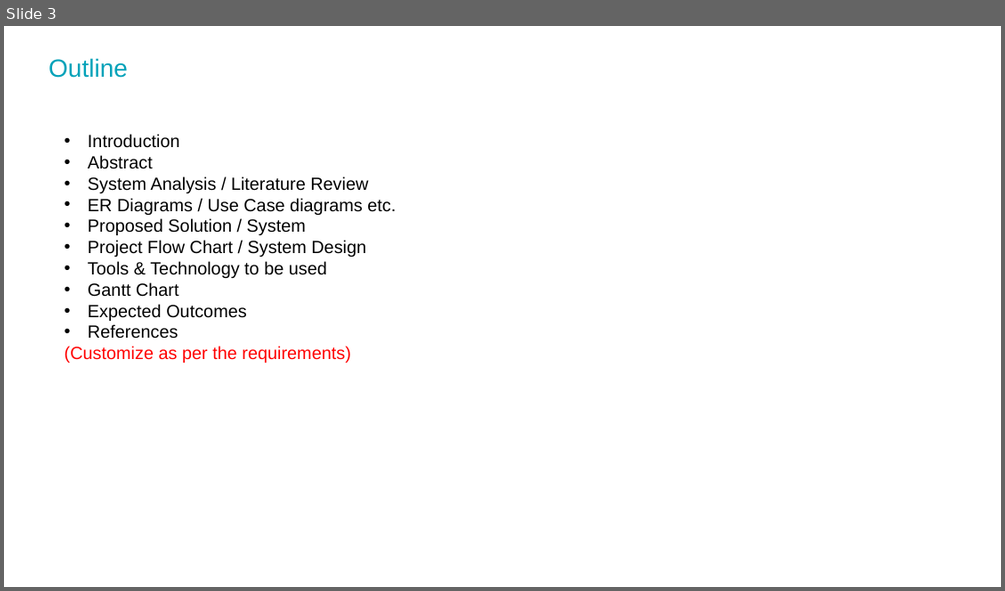
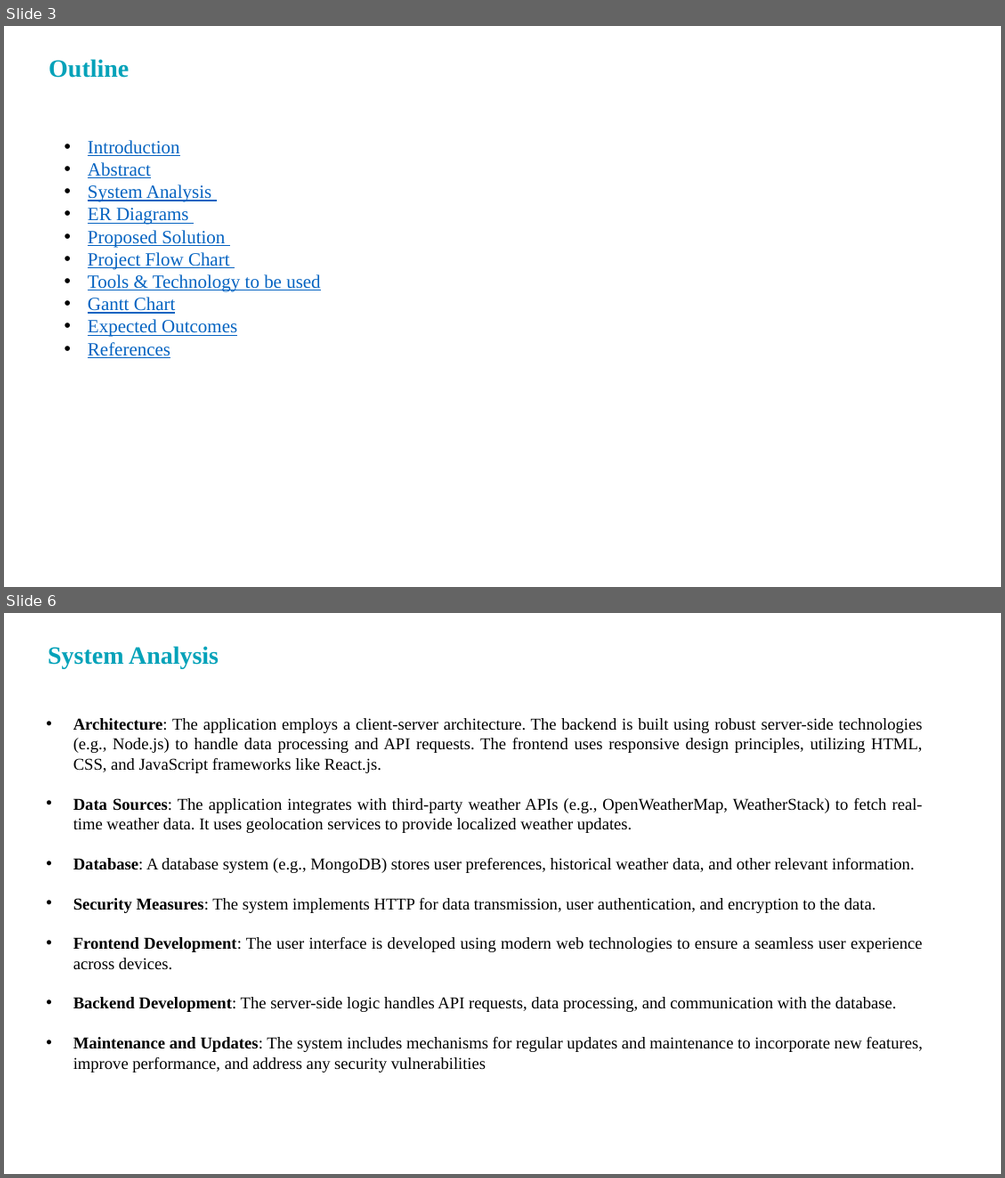
Before and after one commit to mkaria2013/Weather_Forecast_App, a slide deck: Project Documation/PPT Format.pptx. Shown one above the other, each under a label of ours: slide 3 before the commit, slides 3 and 6 after it; the slides between them are not shown. The pictures are 1005x591 and 1005x1178 pixels, drawn with LibreOffice and Linux fonts; fonts in the diff are those of the drawing; background and template pictures are left out. Boxes give left, top, right and bottom in pixels: in the first picture for what was removed or moved away, otherwise in the second. Text is boxed around its words. In the diff, an @@ line names an element or a change of style, - is before the commit and + after.

```diff
--- a/Project Documation/PPT Format.pptx
+++ b/Project Documation/PPT Format.pptx
@@ slide 6 added at bbox=[4, 613, 1001, 1174], background picture (left out) @@
@@ title added at bbox=[48, 646, 218, 669], 24 pt, text #04A2B9, bold @@
+System Analysis
@@ text added at bbox=[73, 718, 922, 1072], 16 pt, text #000000 @@
+• Architecture: The application employs a client-server architecture. The backend is built using robust server-side technologies (e.g., Node.js) to handle data processing and API requests. The frontend uses responsive design principles, utilizing HTML, CSS, and JavaScript frameworks like React.js.
+• Data Sources: The application integrates with third-party weather APIs (e.g., OpenWeatherMap, WeatherStack) to fetch real-time weather data. It uses geolocation services to provide localized weather updates.
+• Database: A database system (e.g., MongoDB) stores user preferences, historical weather data, and other relevant information.
+• Security Measures: The system implements HTTP for data transmission, user authentication, and encryption to the data.
+• Frontend Development: The user interface is developed using modern web technologies to ensure a seamless user experience across devices.
+• Backend Development: The server-side logic handles API requests, data processing, and communication with the database.
+• Maintenance and Updates: The system includes mechanisms for regular updates and maintenance to incorporate new features, improve performance, and address any security vulnerabilities
@@ slide 3 changed as well @@
@@ title "Outline" at bbox=[48, 59, 129, 78]: font Arial to Times New Roman, bold on @@
@@ text at bbox=[88, 140, 320, 358]: size 17 to 18 pt, font Arial to Times New Roman, text colour #000000 to #0563C1, underline on in "Introduction", "Abstract", "Tools & Technology to be used", "Gantt Chart" and 2 more places; indent changed @@
@@ text at bbox=[88, 184, 230, 270]: text changed; size 17 to 18 pt; font Arial to Times New Roman; text colour #000000 to #0563C1 @@
-• System Analysis / Literature Review
-• ER Diagrams / Use Case diagrams etc.
-• Proposed Solution / System
-• Project Flow Chart / System Design
+• System Analysis
+• ER Diagrams
+• Proposed Solution
+• Project Flow Chart
@@ text at bbox=[65, 346, 350, 362]: paragraph removed @@
-(Customize as per the requirements)
```
Also in this commit, not shown: 16 other slides added, 3 slides removed.
